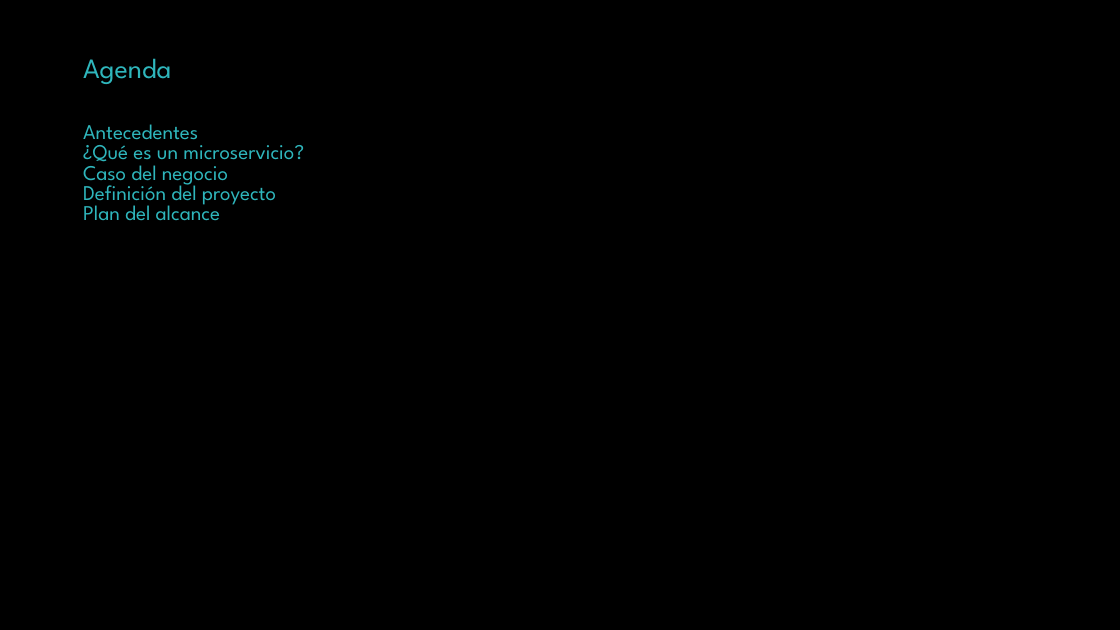
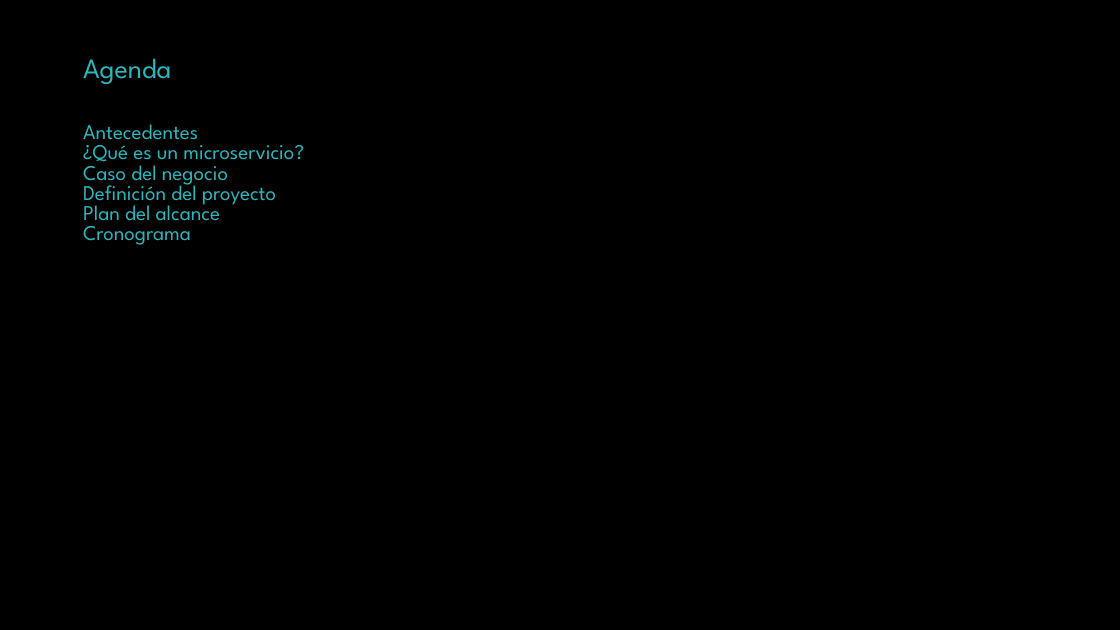
Before and after one commit to darkvical/gestion-proy-trabajo, a slide deck: slide 2 of GestionProy - Presentacion.pptx. Drawn at 1120x630 pixels with LibreOffice and Linux fonts; fonts in the diff are those of the drawing; background and template pictures are left out. Boxes give left, top, right and bottom in pixels: in the first picture for what was removed or moved away, otherwise in the second. Text is boxed around its words. In the diff, an @@ line names an element or a change of style, - is before the commit and + after.

```diff
--- a/GestionProy - Presentacion.pptx
+++ b/GestionProy - Presentacion.pptx
@@ text at bbox=[83, 219, 191, 245]: paragraph added @@
+Cronograma
```
Also in this commit, not shown: 1 other slide changed, 5 slides added, 1 other file.
